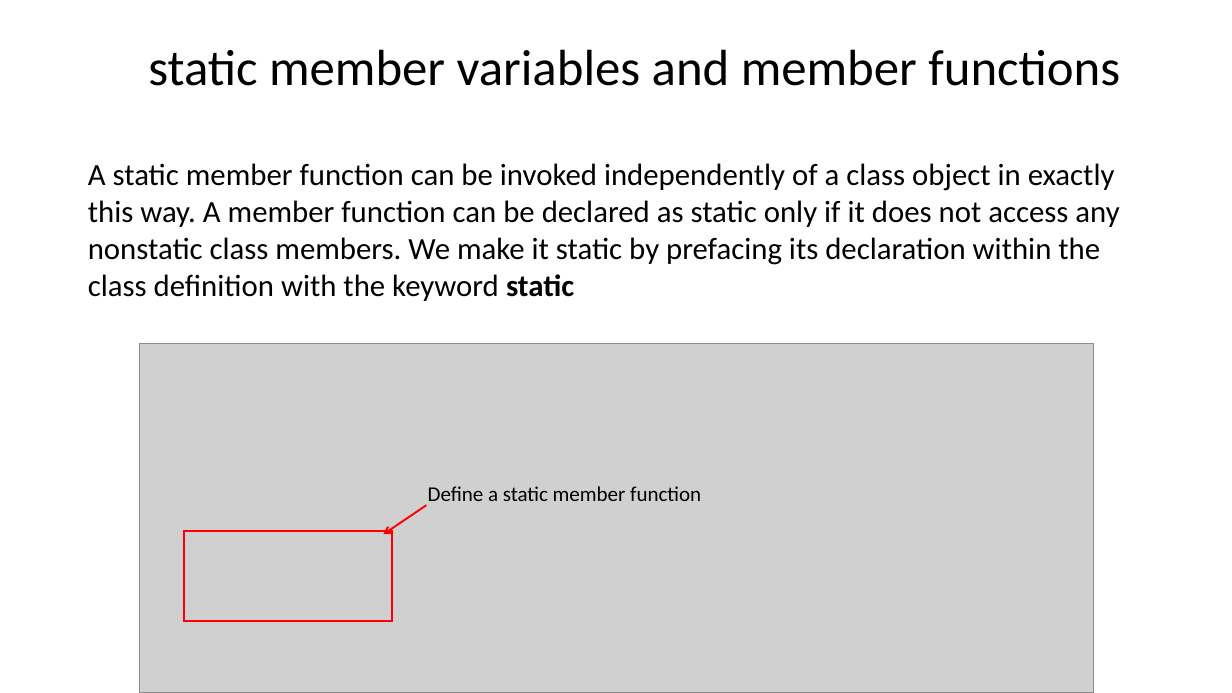
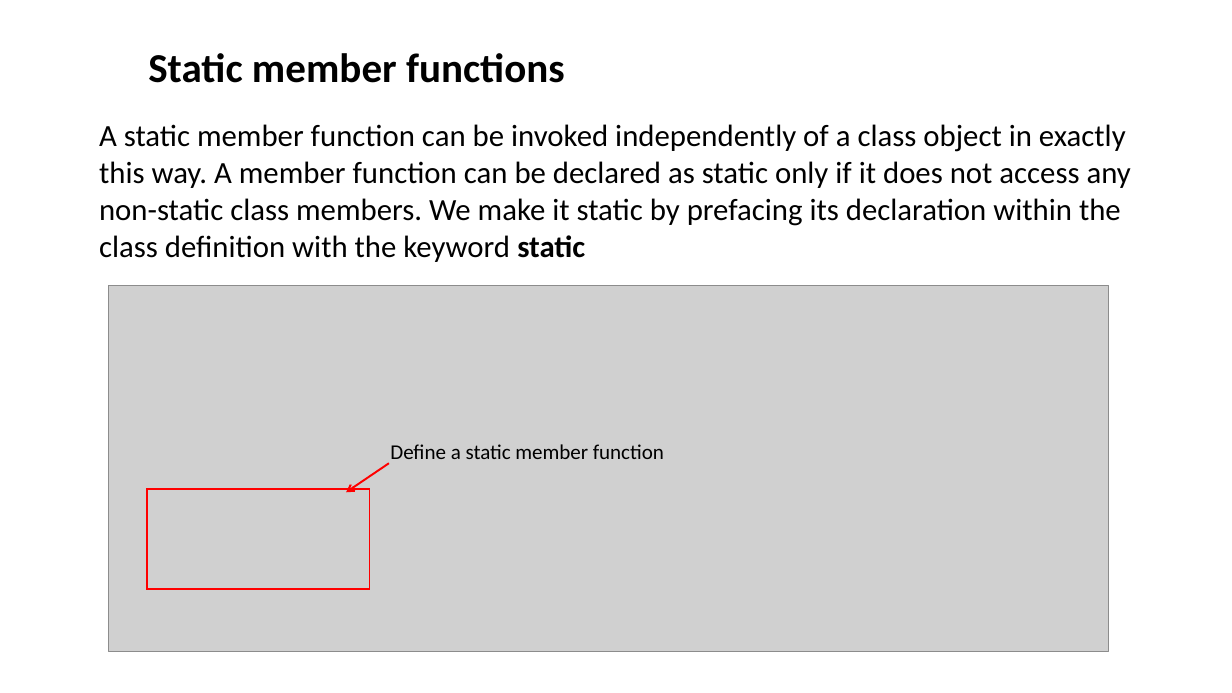
Before and after one commit to ShiqiYu/CPP, a slide deck: slide 10 of week09/Lab09.pptx (slide 16 before the commit). Drawn at 1232x693 pixels with LibreOffice and Linux fonts; fonts in the diff are those of the drawing; grey boxes stand for pictures; background and template pictures are left out. Boxes give left, top, right and bottom in pixels: in the first picture for what was removed or moved away, otherwise in the second. Text is boxed around its words. In the diff, an @@ line names an element or a change of style, - is before the commit and + after.

```diff
--- a/week09/Lab09.pptx
+++ b/week09/Lab09.pptx
@@ title at (148,53,565,83): text changed; size 39.6 to 32 pt; bold on @@
-static member variables and member functions
+Static member functions
@@ text at (99,124,1131,262): text changed @@
-A static member function can be invoked independently of a class object in exactly this way. A member function can be declared as static only if it does not access any nonstatic class members. We make it static by prefacing its declaration within the class definition with the keyword static
+A static member function can be invoked independently of a class object in exactly this way. A member function can be declared as static only if it does not access any non-static class members. We make it static by prefacing its declaration within the class definition with the keyword static
@@ picture: place and size @@
-picture at (140,344,1094,693)
+picture at (108,286,1109,652)
@@ text "Define a static member function": place and size @@
-text "Define a static member function" at (428,486,701,501)
+text "Define a static member function" at (390,444,664,459)
@@ arrow moved from (426, 506) - (384, 534) to (389, 463) - (347, 493) @@
@@ rectangle: place and size @@
-rectangle at (184,531,392,621)
+rectangle at (147,489,370,589)
```
Also in this commit, not shown: 14 other slides changed, 2 slides added, 2 slides removed, 1 other file.
